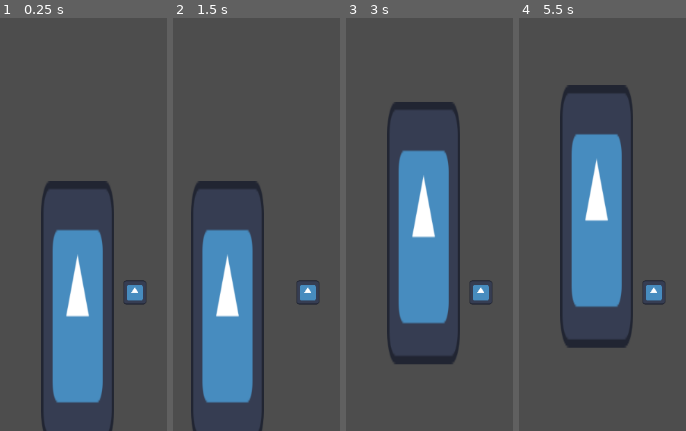
Above: before the commit, frames 1-4 (left to right).
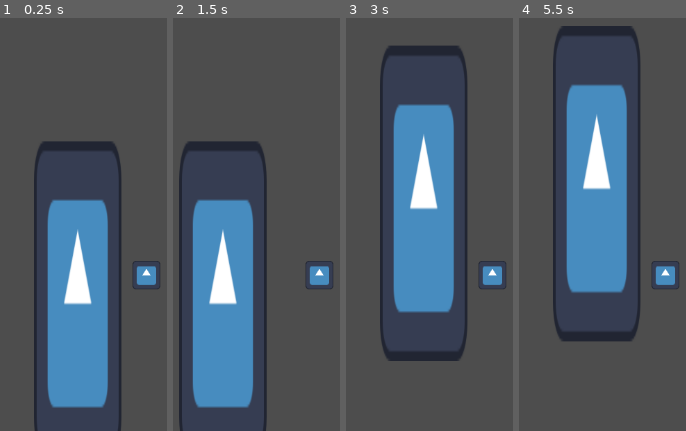
Above: after the commit, the same moments.

Repository: BaliDoggo/brackeys2025
Game: Godot game, scene res://scenes/work.tscn
The game is run twice, just before and just after one commit, with the same random seed, the same clock (stepped at 60 frames per second) and the same inputs. This scene is started directly instead of the project's main scene. The engine's default icon, where the game draws it, is replaced by a stand-in: a white triangle on a blue panel in a dark square.
Inputs (mouse positions are in pixels of both pictures, inside the frame that each line leads up to):
- Up to frame 1 (0.25 s): no input
- Up to frame 2 (1.5 s): tap Enter (ui_accept) at 0.5, 0.77 s; move the mouse to (outside the picture) at 0.52 s; hold E (e) 0.53-1.28 s; move the mouse to (outside the picture) at 1.27 s; tap A (a) at 1.35 s
- Up to frame 3 (3 s): tap Enter (ui_accept) at 1.52, 2.75 s; tap E (e) at 1.55, 2.85 s; move the mouse to (502, 108) at 2.02 s; hold E (e) 2.03-2.78 s; tap D (d) at 2.1 s; move the mouse to (382, 294) at 2.77 s
- Up to frame 4 (5.5 s): tap Enter (ui_accept) at 3.02, 3.77, 4.52, 5 s; move the mouse to (outside the picture) at 3.52 s; hold E (e) 3.53-4.28 s; move the mouse to (outside the picture) at 4.27 s; tap A (a) at 4.35 s; tap E (e) at 4.55 s; move the mouse to (635, 207) at 5.02 s; hold E (e) from 5.03 s (still down); tap D (d) at 5.1 s

The runs differ from the first frame. In frame 1, 15% of the frame differs, in the area x 20-96%, y 29-100%; in frame 2, 14%; in frame 3, 17%; in frame 4, 18%, in the area x 20-96%, y 1-80%.

Commit message:
Update player.tscn

Diff:
--- a/scenes/player.tscn
+++ b/scenes/player.tscn
@@ -12,8 +12,8 @@
 
 [node name="Camera2D" type="Camera2D" parent="."]
 top_level = true
-offset = Vector2(0, -75)
-zoom = Vector2(1.665, 1.665)
+offset = Vector2(0, -50)
+zoom = Vector2(2, 2)
 
 [node name="CollisionShape2D" type="CollisionShape2D" parent="."]
 scale = Vector2(3, 3)
